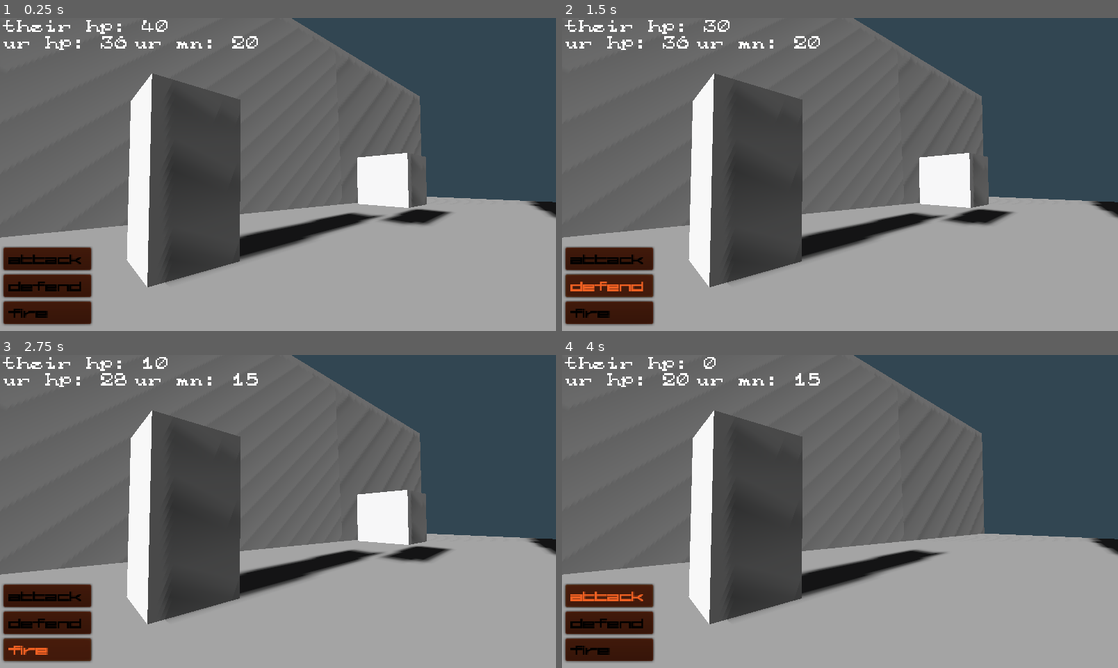
Above: before the commit, frames 1-4 (two rows, left to right).
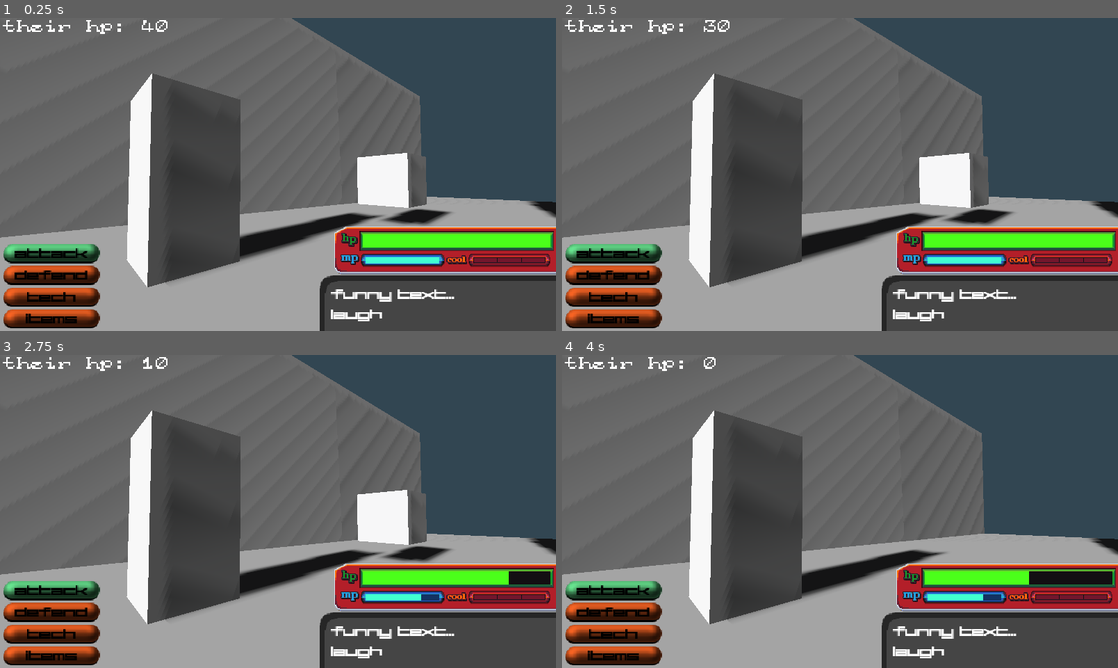
Above: after the commit, the same moments.

Repository: GithubPrankster/radical-heuristics
Game: Godot game, scene res://src/main/world.tscn
Two runs of this game, one before a commit and one after it. Both use one fixed random seed, a clock stepped at 60 frames per second and the inputs below.
Inputs (mouse positions are in pixels of both pictures, inside the frame that each line leads up to):
- Up to frame 1 (0.25 s): no input
- Up to frame 2 (1.5 s): click "attack" at 0.5 s; click "defend" at 1.25 s
- Up to frame 3 (2.75 s): click "fire" (after the commit: "tech") at 2 s
- Up to frame 4 (4 s): click (612, 655) at 2.75 s, where only the run after the commit has a clickable "items"; click "attack" at 3.5 s

The runs differ from the first frame. In frame 1, 18% of the frame differs, in the area x 0-100%, y 5-100%; in frame 2, 18%; in frame 3, 18%; in frame 4, 18%.

Commit message:
UI work, preparing for menu-based selection of tech

Diff:
--- a/project.godot
+++ b/project.godot
@@ -60,18 +60,25 @@
 "deadzone": 0.5,
 "events": [ Object(InputEventKey,"resource_local_to_scene":false,"resource_name":"","device":0,"alt":false,"shift":false,"control":false,"meta":false,"command":false,"pressed":false,"scancode":16777232,"unicode":0,"echo":false,"script":null)
 , Object(InputEventKey,"resource_local_to_scene":false,"resource_name":"","device":0,"alt":false,"shift":false,"control":false,"meta":false,"command":false,"pressed":false,"scancode":87,"unicode":0,"echo":false,"script":null)
+, Object(InputEventMouseButton,"resource_local_to_scene":false,"resource_name":"","device":0,"alt":false,"shift":false,"control":false,"meta":false,"command":false,"button_mask":0,"position":Vector2( 0, 0 ),"global_position":Vector2( 0, 0 ),"factor":1.0,"button_index":4,"pressed":false,"doubleclick":false,"script":null)
  ]
 }
 down={
 "deadzone": 0.5,
 "events": [ Object(InputEventKey,"resource_local_to_scene":false,"resource_name":"","device":0,"alt":false,"shift":false,"control":false,"meta":false,"command":false,"pressed":false,"scancode":16777234,"unicode":0,"echo":false,"script":null)
 , Object(InputEventKey,"resource_local_to_scene":false,"resource_name":"","device":0,"alt":false,"shift":false,"control":false,"meta":false,"command":false,"pressed":false,"scancode":83,"unicode":0,"echo":false,"script":null)
+, Object(InputEventMouseButton,"resource_local_to_scene":false,"resource_name":"","device":0,"alt":false,"shift":false,"control":false,"meta":false,"command":false,"button_mask":0,"position":Vector2( 0, 0 ),"global_position":Vector2( 0, 0 ),"factor":1.0,"button_index":5,"pressed":false,"doubleclick":false,"script":null)
  ]
 }
 select={
 "deadzone": 0.5,
 "events": [ Object(InputEventKey,"resource_local_to_scene":false,"resource_name":"","device":0,"alt":false,"shift":false,"control":false,"meta":false,"command":false,"pressed":false,"scancode":16777221,"unicode":0,"echo":false,"script":null)
-, Object(InputEventKey,"resource_local_to_scene":false,"resource_name":"","device":0,"alt":false,"shift":false,"control":false,"meta":false,"command":false,"pressed":false,"scancode":32,"unicode":0,"echo":false,"script":null)
+, Object(InputEventKey,"resource_local_to_scene":false,"resource_name":"","device":0,"alt":false,"shift":false,"control":false,"meta":false,"command":false,"pressed":false,"scancode":69,"unicode":0,"echo":false,"script":null)
+ ]
+}
+refuse={
+"deadzone": 0.5,
+"events": [ Object(InputEventKey,"resource_local_to_scene":false,"resource_name":"","device":0,"alt":false,"shift":false,"control":false,"meta":false,"command":false,"pressed":false,"scancode":32,"unicode":0,"echo":false,"script":null)
  ]
 }
 
--- a/src/main/world.gd
+++ b/src/main/world.gd
@@ -1,9 +1,13 @@
 extends Spatial
 
 onready var theirhp = $ui/enhp
-onready var urhp = $ui/urhp
 
-onready var urmn = $ui/urmn
+onready var health = $ui/health
+onready var health_under = $ui/health_under
+onready var mana = $ui/mana
+onready var mana_under = $ui/mana_under
+
+onready var tweener = $ui/tweener
 
 signal block(res)
 
@@ -11,20 +15,16 @@
 func _ready():
 	pass # Replace with function body.
 
-# Called every frame. 'delta' is the elapsed time since the previous frame.
-#func _process(delta):
-#	pass
-
 func _on_enemy_hit(hth):
 	theirhp.text = "their hp: " + str(hth)
 	emit_signal("block", false)
 
 func _on_tomboy_hit(hth):
-	if hth == 0:
-		urhp.queue_free()
-		urmn.queue_free()
-	else:
-		urhp.text = "ur hp: " + str(hth)
+	health.value = hth
+	tweener.interpolate_property(health_under, "value", health_under.value, health.value, 0.6, Tween.TRANS_SINE)
+	tweener.start()
 
-func _on_tomboy_magic(mana):
-	urmn.text = "ur mn: " + str(mana)
+func _on_tomboy_magic(man):
+	mana.value = man
+	tweener.interpolate_property(mana_under, "value", mana_under.value, mana.value, 0.5, Tween.TRANS_SINE)
+	tweener.start()
--- a/src/main/world.tscn
+++ b/src/main/world.tscn
@@ -1,10 +1,15 @@
-[gd_scene load_steps=11 format=2]
+[gd_scene load_steps=16 format=2]
 
 [ext_resource path="res://src/main/muleke.gd" type="Script" id=1]
 [ext_resource path="res://assets/fonts/ferrite.tres" type="DynamicFont" id=2]
 [ext_resource path="res://assets/fonts/mythe.tres" type="DynamicFont" id=3]
 [ext_resource path="res://src/main/world.gd" type="Script" id=4]
 [ext_resource path="res://src/main/tomboy.gd" type="Script" id=5]
+[ext_resource path="res://assets/ui/stats.png" type="Texture" id=6]
+[ext_resource path="res://assets/ui/health.png" type="Texture" id=7]
+[ext_resource path="res://assets/ui/tinybar.png" type="Texture" id=8]
+[ext_resource path="res://assets/ui/textbox.png" type="Texture" id=9]
+[ext_resource path="res://assets/ui/pill.png" type="Texture" id=10]
 
 [sub_resource type="CubeMesh" id=5]
 size = Vector3( 1, 2, 1 )
@@ -74,44 +79,91 @@
 "_edit_use_anchors_": false
 }
 
-[node name="attack" type="Button" parent="ui"]
+[node name="attack" type="TextureButton" parent="ui"]
+modulate = Color( 0.419608, 0.921569, 0.580392, 1 )
+margin_left = 4.0
+margin_top = 260.0
+margin_right = 115.0
+margin_bottom = 282.0
+texture_normal = ExtResource( 10 )
+stretch_mode = 2
+__meta__ = {
+"_edit_use_anchors_": false
+}
+
+[node name="Label" type="Label" parent="ui/attack"]
+margin_right = 111.0
+margin_bottom = 22.0
+custom_fonts/font = ExtResource( 2 )
+custom_colors/font_color = Color( 0, 0, 0, 1 )
+text = "attack"
+align = 1
+__meta__ = {
+"_edit_use_anchors_": false
+}
+
+[node name="defend" type="TextureButton" parent="ui"]
 modulate = Color( 1, 0.403922, 0.145098, 1 )
-margin_left = 4.00035
-margin_top = 263.989
-margin_right = 105.0
-margin_bottom = 287.989
-custom_fonts/font = ExtResource( 2 )
-custom_colors/font_color = Color( 0, 0, 0, 1 )
-text = "attack"
-align = 0
-__meta__ = {
-"_edit_use_anchors_": false
-}
-
-[node name="defend" type="Button" parent="ui"]
+margin_left = 4.0
+margin_top = 285.0
+margin_right = 115.0
+margin_bottom = 307.0
+texture_normal = ExtResource( 10 )
+__meta__ = {
+"_edit_use_anchors_": false
+}
+
+[node name="Label2" type="Label" parent="ui/defend"]
+margin_right = 111.0
+margin_bottom = 22.0
+custom_fonts/font = ExtResource( 2 )
+custom_colors/font_color = Color( 0, 0, 0, 1 )
+text = "defend"
+align = 1
+__meta__ = {
+"_edit_use_anchors_": false
+}
+
+[node name="fire" type="TextureButton" parent="ui"]
 modulate = Color( 1, 0.403922, 0.145098, 1 )
-margin_left = 4.00035
-margin_top = 295.102
-margin_right = 105.0
-margin_bottom = 321.102
-custom_fonts/font = ExtResource( 2 )
-custom_colors/font_color = Color( 0, 0, 0, 1 )
-text = "defend"
-align = 0
-__meta__ = {
-"_edit_use_anchors_": false
-}
-
-[node name="fire" type="Button" parent="ui"]
+margin_left = 4.0
+margin_top = 310.0
+margin_right = 115.0
+margin_bottom = 332.0
+texture_normal = ExtResource( 10 )
+__meta__ = {
+"_edit_use_anchors_": false
+}
+
+[node name="Label3" type="Label" parent="ui/fire"]
+margin_right = 111.0
+margin_bottom = 22.0
+custom_fonts/font = ExtResource( 2 )
+custom_colors/font_color = Color( 0, 0, 0, 1 )
+text = "tech"
+align = 1
+__meta__ = {
+"_edit_use_anchors_": false
+}
+
+[node name="items" type="TextureButton" parent="ui"]
 modulate = Color( 1, 0.403922, 0.145098, 1 )
-margin_left = 4.00035
-margin_top = 325.817
-margin_right = 105.0
-margin_bottom = 351.817
-custom_fonts/font = ExtResource( 2 )
-custom_colors/font_color = Color( 0, 0, 0, 1 )
-text = "fire"
-align = 0
+margin_left = 4.0
+margin_top = 335.0
+margin_right = 115.0
+margin_bottom = 357.0
+texture_normal = ExtResource( 10 )
+__meta__ = {
+"_edit_use_anchors_": false
+}
+
+[node name="Label3" type="Label" parent="ui/items"]
+margin_right = 111.0
+margin_bottom = 22.0
+custom_fonts/font = ExtResource( 2 )
+custom_colors/font_color = Color( 0, 0, 0, 1 )
+text = "items"
+align = 1
 __meta__ = {
 "_edit_use_anchors_": false
 }
@@ -127,27 +179,90 @@
 "_edit_use_anchors_": false
 }
 
-[node name="urhp" type="Label" parent="ui"]
-margin_left = 4.00035
-margin_top = 20.8049
-margin_right = 148.0
-margin_bottom = 44.8049
-custom_fonts/font = ExtResource( 3 )
-text = "ur hp: 36"
-__meta__ = {
-"_edit_use_anchors_": false
-}
-
-[node name="urmn" type="Label" parent="ui"]
-margin_left = 155.0
-margin_top = 21.0
-margin_right = 299.0
-margin_bottom = 45.0
-custom_fonts/font = ExtResource( 3 )
-text = "ur mn: 20"
-__meta__ = {
-"_edit_use_anchors_": false
-}
+[node name="status" type="TextureRect" parent="ui"]
+margin_left = 384.0
+margin_top = 239.0
+margin_right = 640.0
+margin_bottom = 295.0
+texture = ExtResource( 6 )
+__meta__ = {
+"_edit_use_anchors_": false
+}
+
+[node name="box" type="TextureRect" parent="ui"]
+margin_left = 368.0
+margin_top = 296.0
+margin_right = 640.0
+margin_bottom = 360.0
+texture = ExtResource( 9 )
+__meta__ = {
+"_edit_use_anchors_": false
+}
+
+[node name="text" type="Label" parent="ui"]
+margin_left = 381.0
+margin_top = 307.0
+margin_right = 573.0
+margin_bottom = 350.0
+custom_fonts/font = ExtResource( 2 )
+text = "funny text...
+laugh"
+
+[node name="health_under" type="TextureProgress" parent="ui"]
+margin_left = 418.0
+margin_top = 249.0
+margin_right = 634.0
+margin_bottom = 264.0
+max_value = 36.0
+value = 36.0
+texture_progress = ExtResource( 7 )
+tint_progress = Color( 0.54902, 0.0745098, 0.0745098, 1 )
+__meta__ = {
+"_edit_use_anchors_": false
+}
+
+[node name="health" type="TextureProgress" parent="ui"]
+margin_left = 418.0
+margin_top = 249.0
+margin_right = 634.0
+margin_bottom = 264.0
+max_value = 36.0
+value = 36.0
+rounded = true
+texture_progress = ExtResource( 7 )
+tint_progress = Color( 0.298039, 1, 0.105882, 1 )
+__meta__ = {
+"_edit_use_anchors_": false
+}
+
+[node name="mana_under" type="TextureProgress" parent="ui"]
+margin_left = 421.0
+margin_top = 275.0
+margin_right = 506.0
+margin_bottom = 282.0
+max_value = 20.0
+value = 20.0
+texture_progress = ExtResource( 8 )
+tint_progress = Color( 0.556863, 0.0470588, 0.380392, 1 )
+__meta__ = {
+"_edit_use_anchors_": false
+}
+
+[node name="mana" type="TextureProgress" parent="ui"]
+margin_left = 421.0
+margin_top = 275.0
+margin_right = 506.0
+margin_bottom = 282.0
+max_value = 20.0
+value = 20.0
+rounded = true
+texture_progress = ExtResource( 8 )
+tint_progress = Color( 0.254902, 1, 0.823529, 1 )
+__meta__ = {
+"_edit_use_anchors_": false
+}
+
+[node name="tweener" type="Tween" parent="ui"]
 
 [connection signal="block" from="." to="tomboy" method="_on_world_block"]
 [connection signal="attack" from="tomboy" to="enemy" method="_on_tomboy_attack"]
Binary file added: assets/ui/health.png
Not shown, added: assets/ui/health.png.import
Binary file added: assets/ui/pill.png
Not shown, added: assets/ui/pill.png.import
Binary file added: assets/ui/stats.ase
Binary file added: assets/ui/stats.png
Not shown, added: assets/ui/stats.png.import
Binary file added: assets/ui/textbox.png
Not shown, added: assets/ui/textbox.png.import
Binary file added: assets/ui/tinybar.png
Not shown, added: assets/ui/tinybar.png.import
